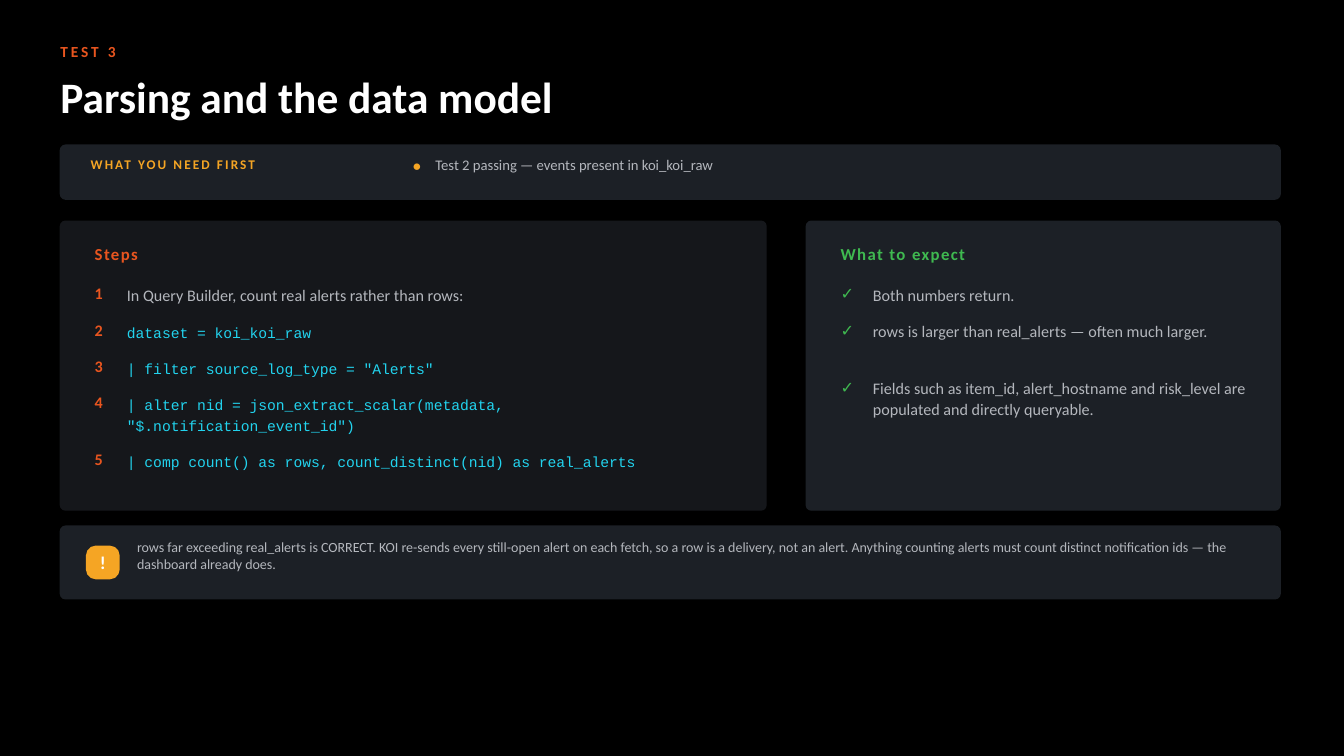
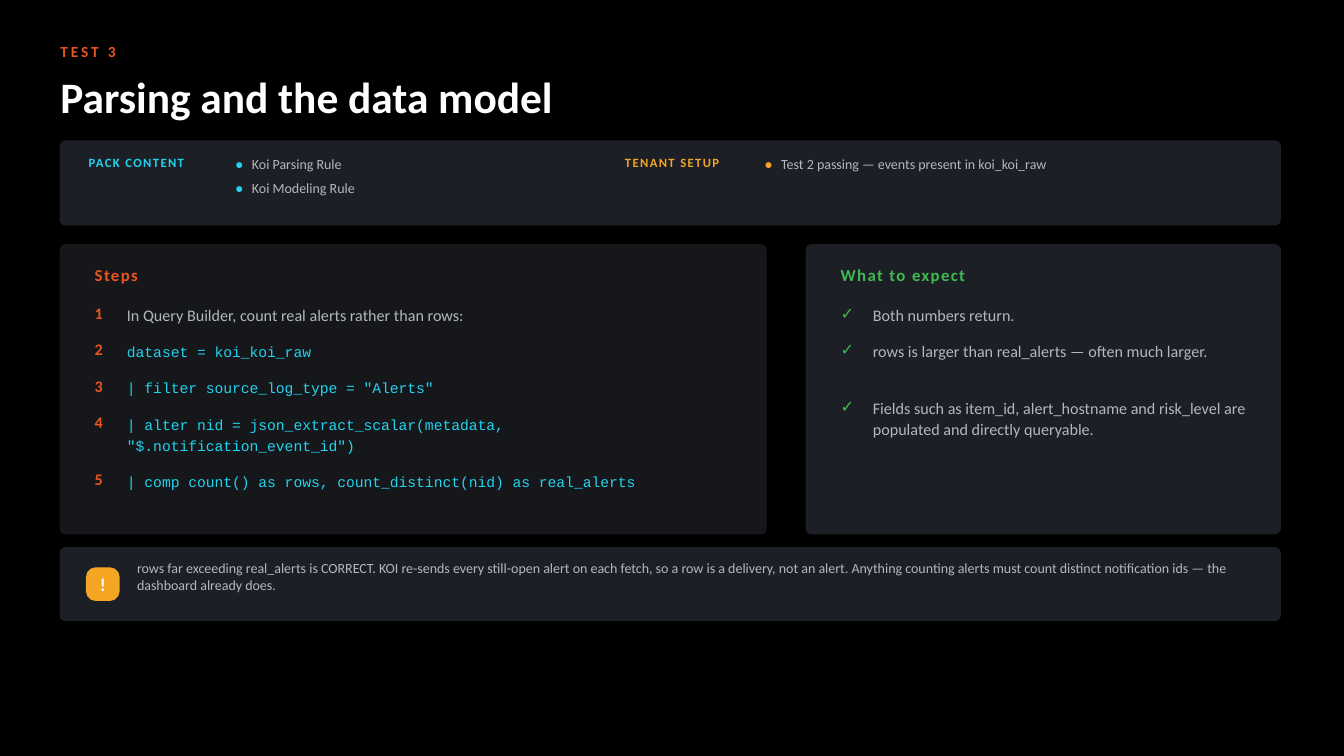
Before and after one commit to ayman-m/koi-xsiam-pack, a slide deck: slide 9 of docs/KOI_Content_Pack_Test_Guide.pptx. Drawn at 1344x756 pixels with LibreOffice and Linux fonts; fonts in the diff are those of the drawing. Boxes give left, top, right and bottom in pixels: in the first picture for what was removed or moved away, otherwise in the second. Text is boxed around its words. In the diff, an @@ line names an element or a change of style, - is before the commit and + after.

```diff
--- a/docs/KOI_Content_Pack_Test_Guide.pptx
+++ b/docs/KOI_Content_Pack_Test_Guide.pptx
@@ rounded rectangle: place and size @@
-rounded rectangle at <box>60,145,1280,200</box>
+rounded rectangle at <box>60,141,1280,225</box>
@@ rounded rectangle at <box>60,141,1280,225</box>: proportions changed @@
@@ text at <box>89,155,250,177</box>: text changed; size 9.5 to 9 pt; text colour #F5A524 to #22D3EE @@
-WHAT YOU NEED FIRST
+PACK CONTENT
@@ text "•": place and size @@
-text "•" at <box>413,156,430,178</box>
+text "•" at <box>236,155,250,177</box>
@@ text "•" at <box>236,155,250,177</box>: size 11 to 10 pt, text colour #F5A524 to #22D3EE @@
@@ text added at <box>236,179,250,202</box>, 10 pt, text #22D3EE, bold @@
+•
@@ text added at <box>252,159,342,172</box>, 10 pt, text #B4B7BD @@
+Koi Parsing Rule
@@ text added at <box>625,158,719,167</box>, 9 pt, text #F5A524, bold @@
+TENANT SETUP
@@ text added at <box>765,155,779,177</box>, 10 pt, text #F5A524, bold @@
+•
@@ text "Test 2 passing — events ...": place and size @@
-text "Test 2 passing — events ..." at <box>435,160,713,173</box>
+text "Test 2 passing — events ..." at <box>781,159,1046,172</box>
@@ text "Test 2 passing — events ..." at <box>781,159,1046,172</box>: size 10.5 to 10 pt; line spacing 1 to 12pt @@
@@ text added at <box>252,183,355,196</box>, 10 pt, text #B4B7BD @@
+Koi Modeling Rule
@@ rounded rectangle: place and size @@
-rounded rectangle at <box>60,221,766,510</box>
+rounded rectangle at <box>60,245,766,534</box>
@@ rounded rectangle: place and size @@
-rounded rectangle at <box>807,221,1280,510</box>
+rounded rectangle at <box>807,245,1280,534</box>
@@ text "✓": place and size @@
-text "✓" at <box>841,320,865,348</box>
+text "✓" at <box>841,303,865,332</box>
@@ text "✓": place and size @@
-text "✓" at <box>841,283,865,312</box>
+text "✓" at <box>841,340,865,368</box>
@@ 18 texts, 2 rounded rectangles: place and size @@
-18 texts, 2 rounded rectangles at <box>60,248,1280,599</box>
+18 texts, 2 rounded rectangles at <box>60,269,1280,620</box>
```
Also in this commit, not shown: 11 other slides changed, 8 other files.
